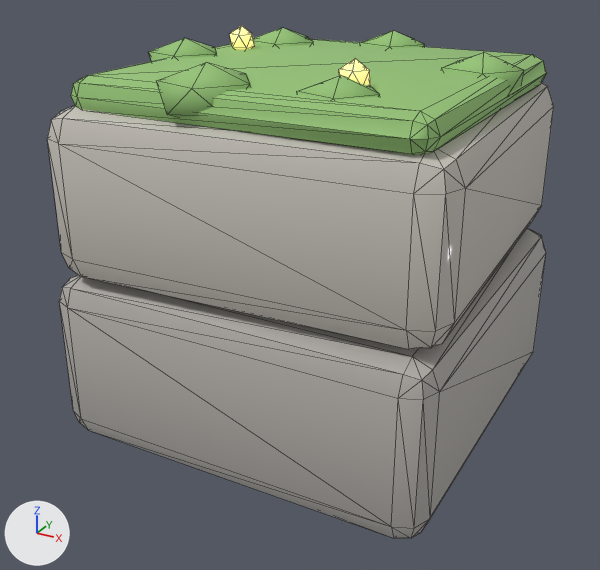
What one commit did to the glTF model godot/games/blastyard/art/models/pillar_garden.glb.
Before and after are seen from a 50 mm camera at (0.895, -1.733, 1.178) aimed at (-0.019, -0.071, 0.347). The axes (+X, +Y, +Z) are drawn at lower left. The lights are the same throughout. The picture after the commit comes second. Mesh edges are drawn as thin lines. Vertices at exactly the same position are counted once.

The scene before the commit, as lines of its bpy script (objects in view):
```python
mat_garden_stone = principled_material('garden_stone')
mat_garden_stone.base_color = (0.58, 0.55, 0.5)  # light grey #c8c4bc
mat_garden_stone.roughness = 0.8
mat_garden_stone.coat_weight = 0.1
mat_garden_stone.coat_roughness = 0.08
me_pillar_garden = bpy.data.meshes.new('pillar_garden')
me_pillar_garden.from_pydata(...)  # 256 vertices, 468 faces; spans x -0.475..0.475, y -0.475..0.475, z 0.0..0.935
# faces by material slot: [108, 108, 212, 40]
me_pillar_garden.materials.append(mat_garden_stone_dark)  # grey #b5b1ac
me_pillar_garden.materials.append(mat_garden_stone)  # light grey #c8c4bc
me_pillar_garden.materials.append(mat_garden_moss)  # green #95c476
me_pillar_garden.materials.append(mat_garden_flower)  # yellow #ffed95, glowing yellow #cbbd76
ob_pillar_garden = bpy.data.objects.new('pillar_garden', me_pillar_garden)
ob_pillar_garden.location = (0.0, 0.0, 0.0)
```
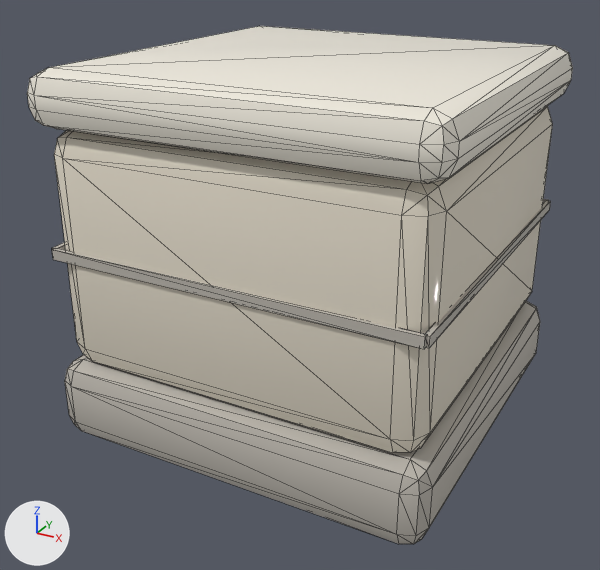
Where the change shows, as pixel boxes [x1, y1, x2, y2] in the pictures (600 x 570 px):
'pillar_garden', recoloured, reshaped (8% wider): before [48, 26, 554, 538]; after [27, 26, 573, 544]
part 1 of me_pillar_garden, added: after [52, 248, 427, 349]
part 2 of me_pillar_garden, added: after [52, 242, 66, 250]
part 3 of me_pillar_garden, added: after [425, 200, 551, 348]
part 4 of me_pillar_garden, rebuilt (21% shorter): before [59, 229, 546, 538]; after [65, 301, 540, 544]
part 5 of me_pillar_garden, rebuilt (30% taller): before [48, 82, 554, 349]; after [54, 106, 553, 453]
part 6 of me_pillar_garden, rebuilt (15% wider, 36% taller): before [71, 39, 547, 155]; after [27, 26, 573, 184]
part 7 of me_pillar_garden, deleted: before [149, 26, 524, 117]

Diff of the bpy script that builds the scene:
```diff
--- a/godot/games/blastyard/art/models/pillar_garden.glb.py
+++ b/godot/games/blastyard/art/models/pillar_garden.glb.py
@@ mat_garden_stone @@
 mat_garden_stone = principled_material('garden_stone')
-mat_garden_stone.base_color = (0.58, 0.55, 0.5)  # light grey #c8c4bc
+mat_garden_stone.base_color = (0.78, 0.72, 0.6)  # pale yellow #e5ddcb
 mat_garden_stone.roughness = 0.8
@@ mat_garden_stone_cap @@
+mat_garden_stone_cap = principled_material('garden_stone_cap')
+mat_garden_stone_cap.base_color = (0.88, 0.84, 0.74)  # white #f1ecdf
+mat_garden_stone_cap.roughness = 0.7
+mat_garden_stone_cap.coat_weight = 0.2
+mat_garden_stone_cap.coat_roughness = 0.08
@@ me_pillar_garden @@
 # used by ob_pillar_garden; location = (0.0, 0.0, 0.0)
-me_pillar_garden.from_pydata(...)  # 256 vertices, 468 faces; spans x -0.475..0.475, y -0.475..0.475, z 0.0..0.935
+me_pillar_garden.from_pydata(...)  # 200 vertices, 372 faces; spans x -0.475..0.475, y -0.475..0.475, z 0.0..0.895
+# me_pillar_garden part 1: a new loose piece, a box spanning x -0.45..0.45, y -0.457..-0.445, z 0.468..0.492, in mat_garden_stone_dark (grey #bcb6ad)
+# me_pillar_garden part 2: a new loose piece, a box spanning x -0.457..-0.445, y -0.45..0.45, z 0.468..0.492, in mat_garden_stone_dark (grey #bcb6ad)
+# me_pillar_garden part 3: a new loose piece, a box spanning x 0.445..0.457, y -0.45..0.45, z 0.468..0.492, in mat_garden_stone_dark (grey #bcb6ad)
+# me_pillar_garden part 4: the loose piece of 56 vertices spanning x -0.47..0.47, y -0.47..0.47, z 0.0..0.42 is rebuilt with 56 vertices and now spans x -0.475..0.475, y -0.475..0.475, z 0.0..0.2
+# me_pillar_garden part 5: the loose piece of 56 vertices spanning x -0.475..0.475, y -0.475..0.475, z 0.42..0.82 is rebuilt with 56 vertices and now spans x -0.45..0.45, y -0.45..0.45, z 0.19..0.77
+# me_pillar_garden part 6: the loose piece of 48 vertices spanning x -0.39..0.43, y -0.43..0.39, z 0.8..0.88 is rebuilt with 56 vertices and now spans x -0.475..0.475, y -0.475..0.475, z 0.765..0.895, in mat_garden_stone_cap (white #f1ecdf)
+# me_pillar_garden part 7: 8 loose pieces with 96 vertices, spanning x -0.448..0.442, y -0.447..0.443, z 0.799..0.935, are deleted
+# other edits to the shape of me_pillar_garden do not show in these pictures
 me_pillar_garden.materials.append(mat_garden_stone_dark)
 me_pillar_garden.materials.append(mat_garden_stone)
-me_pillar_garden.materials.append(mat_garden_moss)  # green #95c476
-me_pillar_garden.materials.append(mat_garden_flower)  # yellow #ffed95, glowing yellow #cbbd76
+me_pillar_garden.materials.append(mat_garden_stone_cap)  # white #f1ecdf
```
